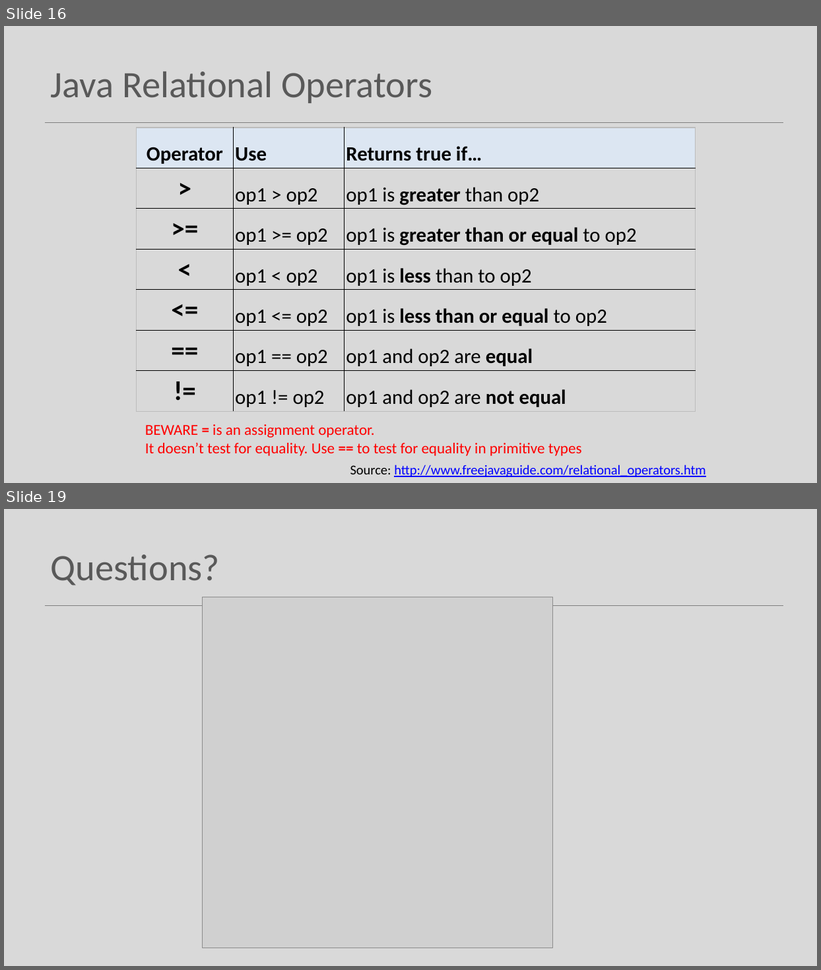
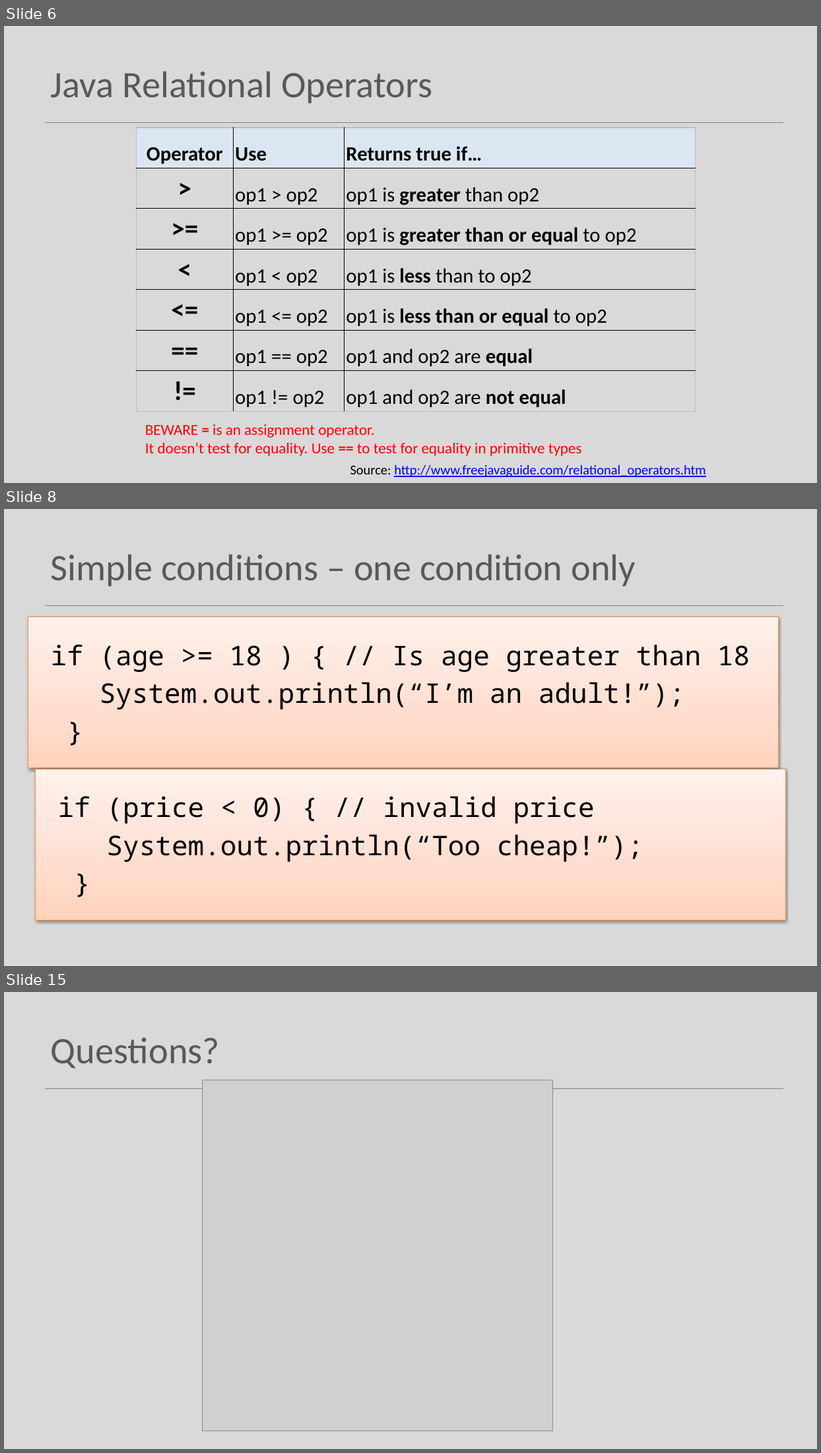
Before and after one commit to Programming-Fundamentals-SETU/prog-fund-1-sept-25, a slide deck: topic04-selection/unit-1/talk-3/c-boolean-cond.pptx. Shown one above the other, each under a label of ours: slides 16 and 19 before the commit, slides 6, 8 and 15 after it; the slides between them are not shown. The pictures are 821x970 and 821x1453 pixels, drawn with LibreOffice and Linux fonts; fonts in the diff are those of the drawing; grey boxes stand for pictures. Boxes give left, top, right and bottom in pixels: in the first picture for what was removed or moved away, otherwise in the second. Text is boxed around its words. In the diff, an @@ line names an element or a change of style, - is before the commit and + after.

```diff
--- a/topic04-selection/unit-1/talk-3/c-boolean-cond.pptx
+++ b/topic04-selection/unit-1/talk-3/c-boolean-cond.pptx
@@ slide 8 added at [4,509,817,966], background #D9D9D9; not listed: 1 template element that a slide beside it also shows @@
@@ title added at [51,555,636,586], 44 pt, text #595959 @@
+Simple conditions – one condition only
@@ text added at [28,617,779,768], fill gradient #FFD2BD to #FFDED0 to #FFF2ED, outline #F69240 0.75 pt, 32 pt, text #000000 @@
+if (age >= 18 ) { // Is age greater than 18
+System.out.println(“I’m an adult!”);
+}
@@ rectangle added at [36,770,786,921], fill gradient #FFD2BD to #FFDED0 to #FFF2ED, outline #F69240 0.75 pt, 32 pt, text #000000 @@
+if (price < 0) { // invalid price
+System.out.println(“Too cheap!”);
+}
@@ what was slide 16 is now slide 6 @@
@@ what was slide 19 is now slide 15 @@
```
Also in this commit, not shown: 2 slides changed, 10 other slides added, 15 slides removed, 4 other files.
